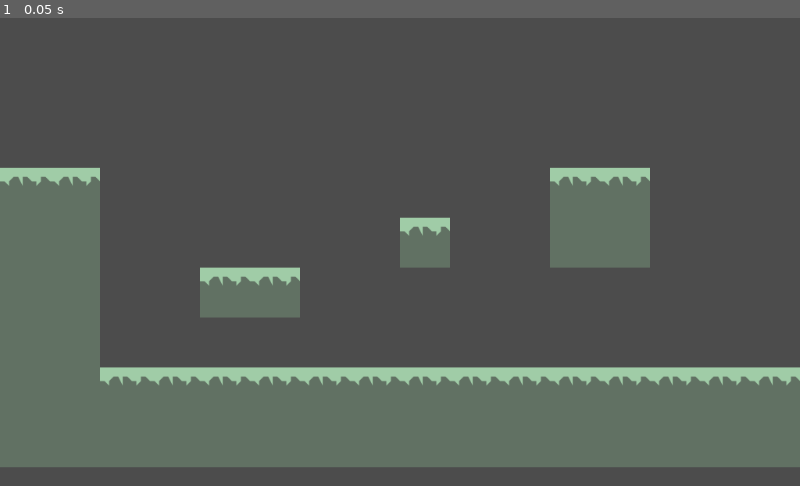
Above: before the commit, frame 1.
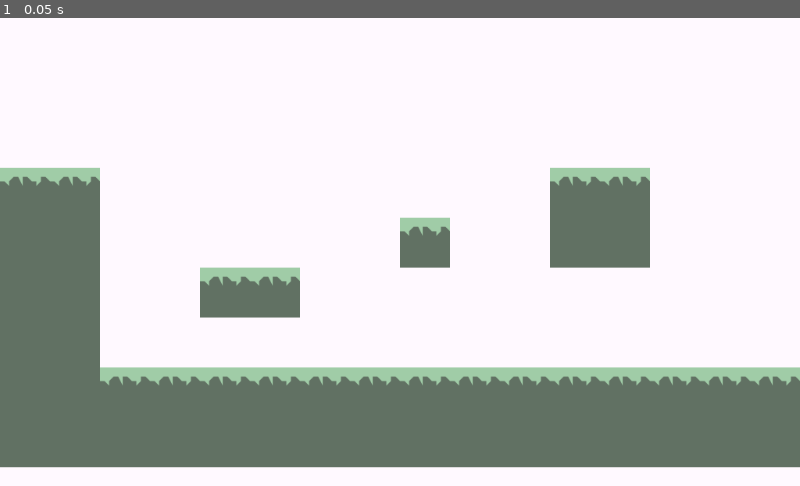
Above: after the commit, the same moment.

Repository: Ballurw/2D-Platformer
Game: Godot game, scene res://scenes/World.tscn
Two runs of this game, one before a commit and one after it. Both use one fixed random seed, a clock stepped at 60 frames per second and the inputs below. Before the commit the project has no main scene; this scene is started directly in both runs.
Inputs:
- Up to frame 1 (0.05 s): no input

The runs differ from the first frame. In frame 1, 69% of the frame differs, in the area x 0-100%, y 0-100%.

Commit message:
add player movement keys and change background color

Diff:
--- a/default_env.tres
+++ b/default_env.tres
@@ -1,5 +1,7 @@
 [gd_resource type="Environment" load_steps=2 format=2]
+
 [sub_resource type="ProceduralSky" id=1]
+
 [resource]
 background_mode = 2
 background_sky = SubResource( 1 )
--- a/project.godot
+++ b/project.godot
@@ -16,8 +16,28 @@
 [application]
 
 config/name="2D-Platformer"
+run/main_scene="res://scenes/World.tscn"
 config/icon="res://icon.png"
+
+[input]
+
+move_left={
+"deadzone": 0.5,
+"events": [ Object(InputEventKey,"resource_local_to_scene":false,"resource_name":"","device":0,"alt":false,"shift":false,"control":false,"meta":false,"command":false,"pressed":false,"scancode":16777231,"unicode":0,"echo":false,"script":null)
+ ]
+}
+move_right={
+"deadzone": 0.5,
+"events": [ Object(InputEventKey,"resource_local_to_scene":false,"resource_name":"","device":0,"alt":false,"shift":false,"control":false,"meta":false,"command":false,"pressed":false,"scancode":16777233,"unicode":0,"echo":false,"script":null)
+ ]
+}
+jump={
+"deadzone": 0.5,
+"events": [ Object(InputEventKey,"resource_local_to_scene":false,"resource_name":"","device":0,"alt":false,"shift":false,"control":false,"meta":false,"command":false,"pressed":false,"scancode":32,"unicode":0,"echo":false,"script":null)
+ ]
+}
 
 [rendering]
 
+environment/default_clear_color=Color( 1, 0.980392, 1, 1 )
 environment/default_environment="res://default_env.tres"
